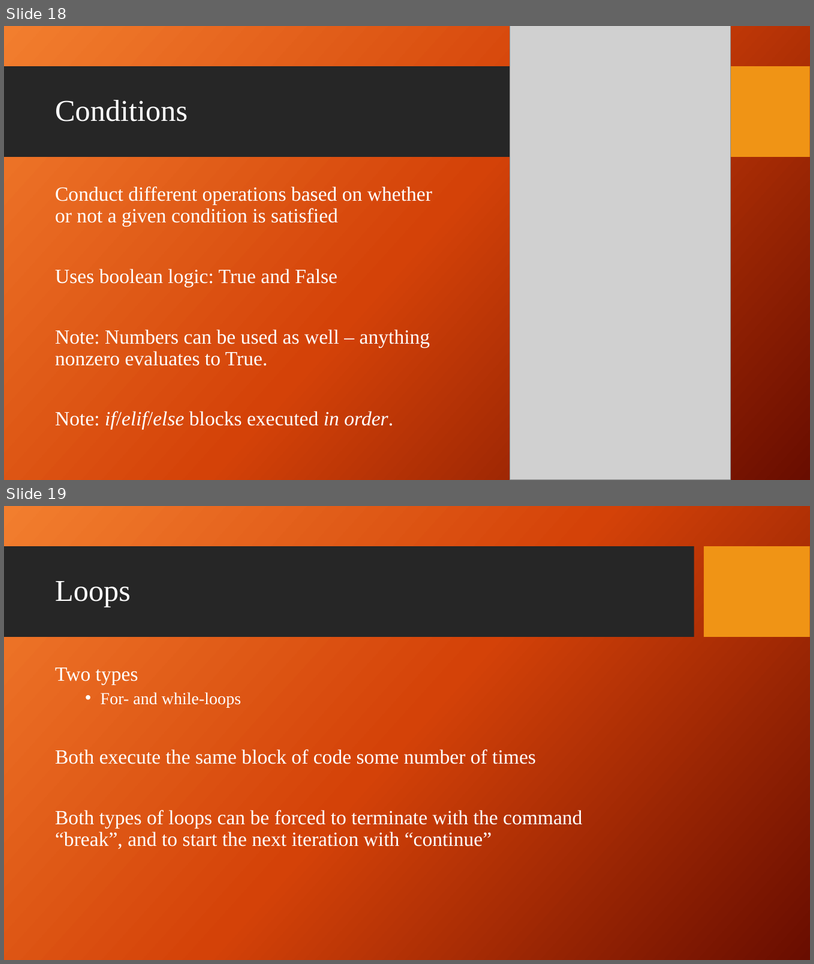
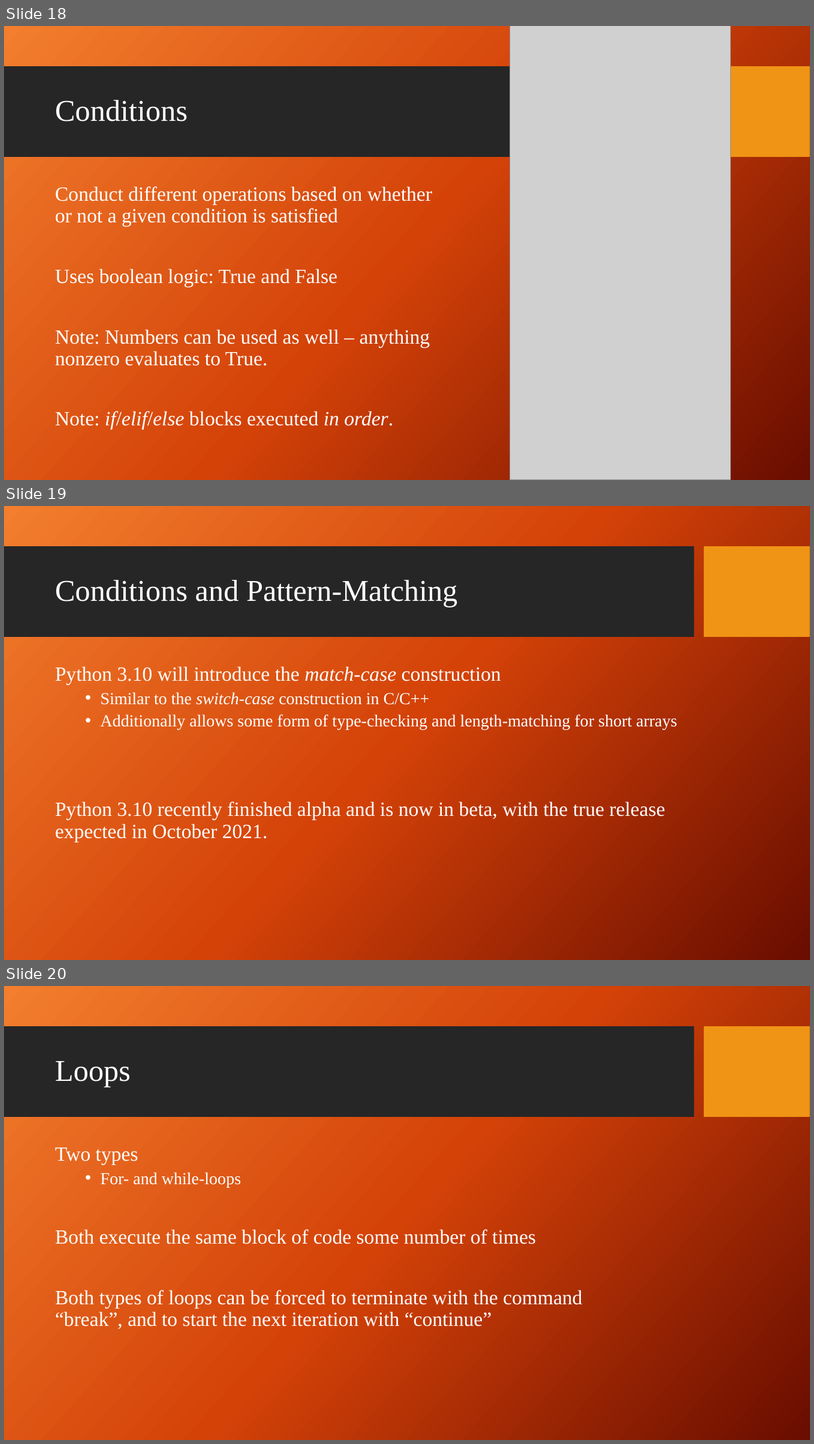
Before and after one commit to giganano/PythonBootcamp, a slide deck: slides/review.pptx. Shown one above the other, each under a label of ours: slides 18 and 19 before the commit, slides 18, 19 and 20 after it. The pictures are 814x964 and 814x1444 pixels, drawn with LibreOffice and Linux fonts; fonts in the diff are those of the drawing; grey boxes stand for pictures; background and template pictures are left out. Boxes give left, top, right and bottom in pixels: in the first picture for what was removed or moved away, otherwise in the second. Text is boxed around its words. In the diff, an @@ line names an element or a change of style, - is before the commit and + after.

```diff
--- a/slides/review.pptx
+++ b/slides/review.pptx
@@ slide 19 added at box(4, 506, 810, 960), background picture (left out); not listed: 2 template elements that a slide beside it also shows @@
@@ title added at box(55, 580, 458, 607), 36 pt, text #FFFFFF @@
+Conditions and Pattern-Matching
@@ text added at box(55, 666, 677, 841), 24 pt, text #FFFFFF @@
+Python 3.10 will introduce the match-case construction
+  • Similar to the switch-case construction in C/C++
+  • Additionally allows some form of type-checking and length-matching for short arrays
+Python 3.10 recently finished alpha and is now in beta, with the true release expected in October 2021.
@@ what was slide 19 is now slide 20 @@
```
